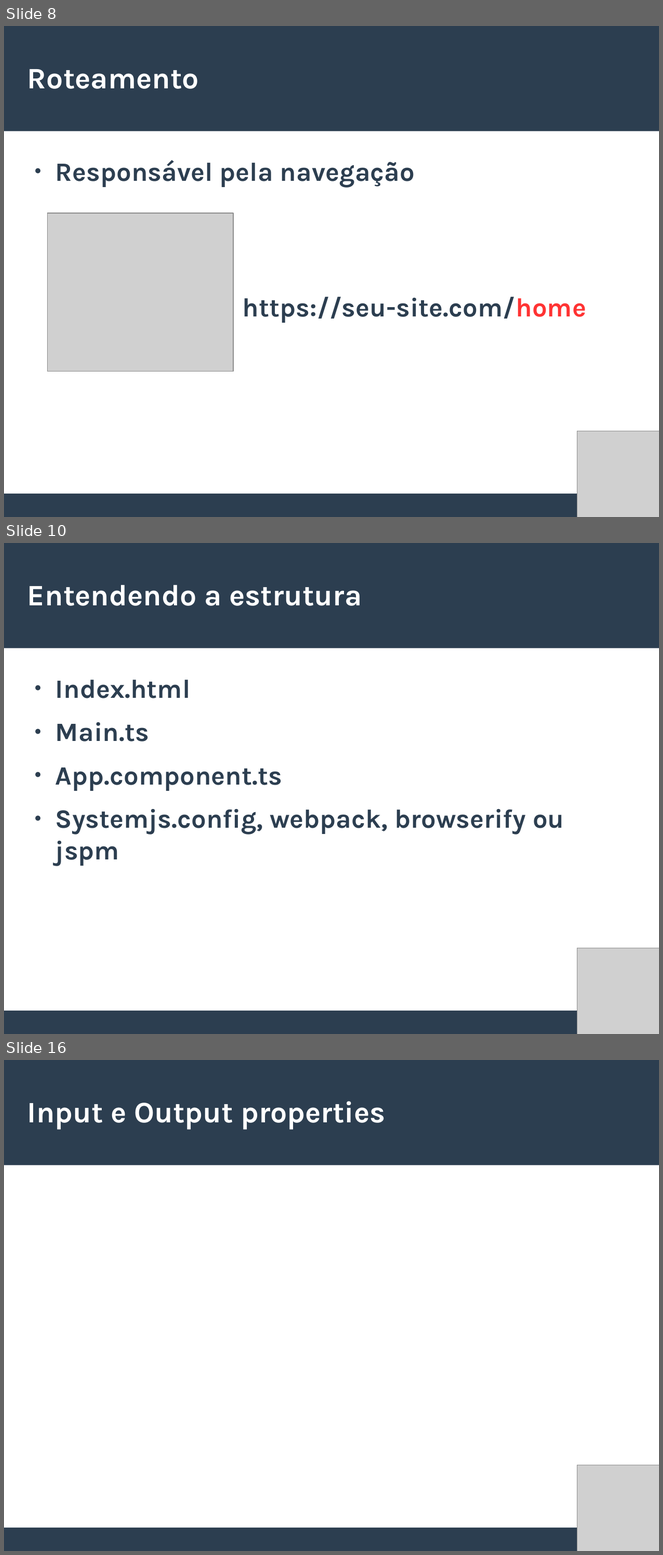
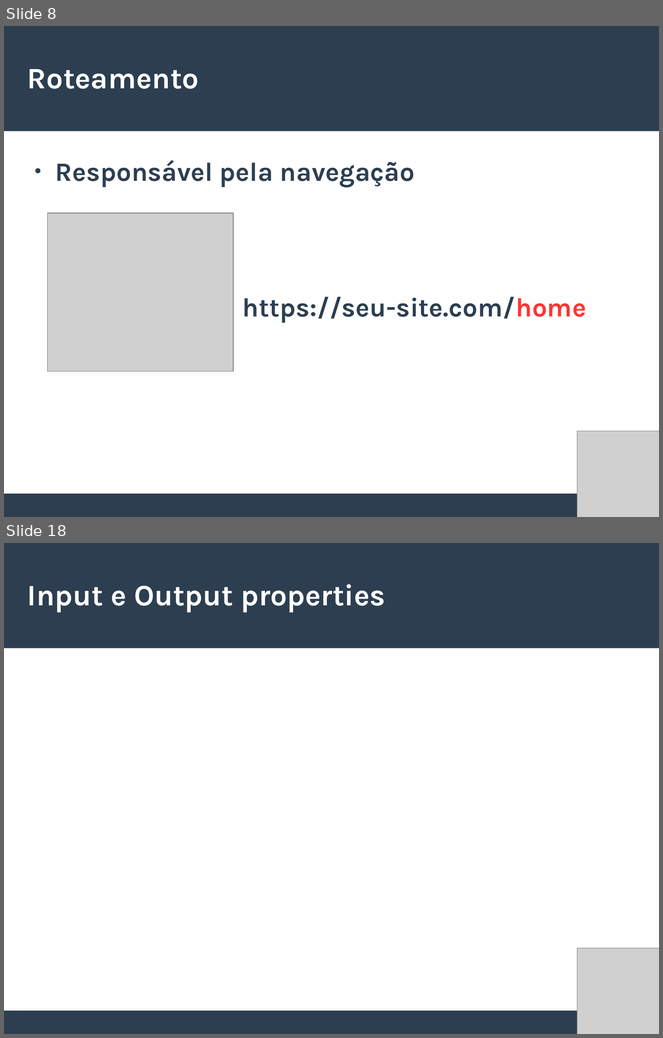
Before and after one commit to willianmarquesfreire/AulasAngular2, a slide deck: Slides.odp. Shown one above the other, each under a label of ours: slides 8, 10 and 16 before the commit, slides 8 and 18 after it; the slides between them are not shown. The pictures are 663x1555 and 663x1038 pixels, drawn with LibreOffice and Linux fonts; fonts in the diff are those of the drawing; grey boxes stand for pictures. Boxes give left, top, right and bottom in pixels: in the first picture for what was removed or moved away, otherwise in the second. Text is boxed around its words. In the diff, an @@ line names an element or a change of style, - is before the commit and + after.

```diff
--- a/Slides.odp
+++ b/Slides.odp
@@ slide 10 removed at (4, 543, 659, 1034), background #FFFFFF; not listed: 2 template elements that a slide beside it also shows @@
@@ title removed at (27, 585, 362, 606) @@
-Entendendo a estrutura
@@ text removed at (55, 680, 565, 866) @@
-● Index.html
-● Main.ts
-● App.component.ts
-● Systemjs.config, webpack, browserify ou jspm
@@ picture removed at (578, 949, 659, 1034) @@
@@ what was slide 16 is now slide 18 @@
```
Also in this commit, not shown: 4 slides changed, 5 slides added, 2 other slides removed, 41 other files.
